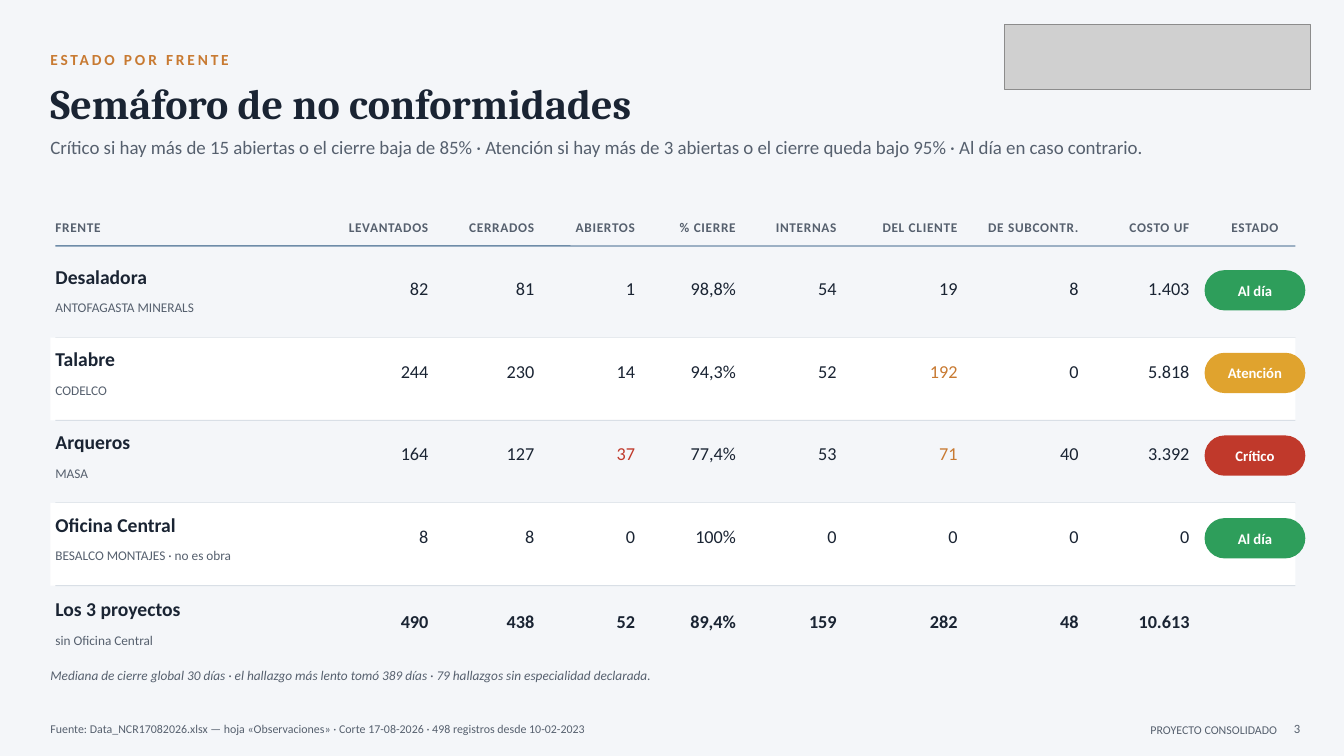
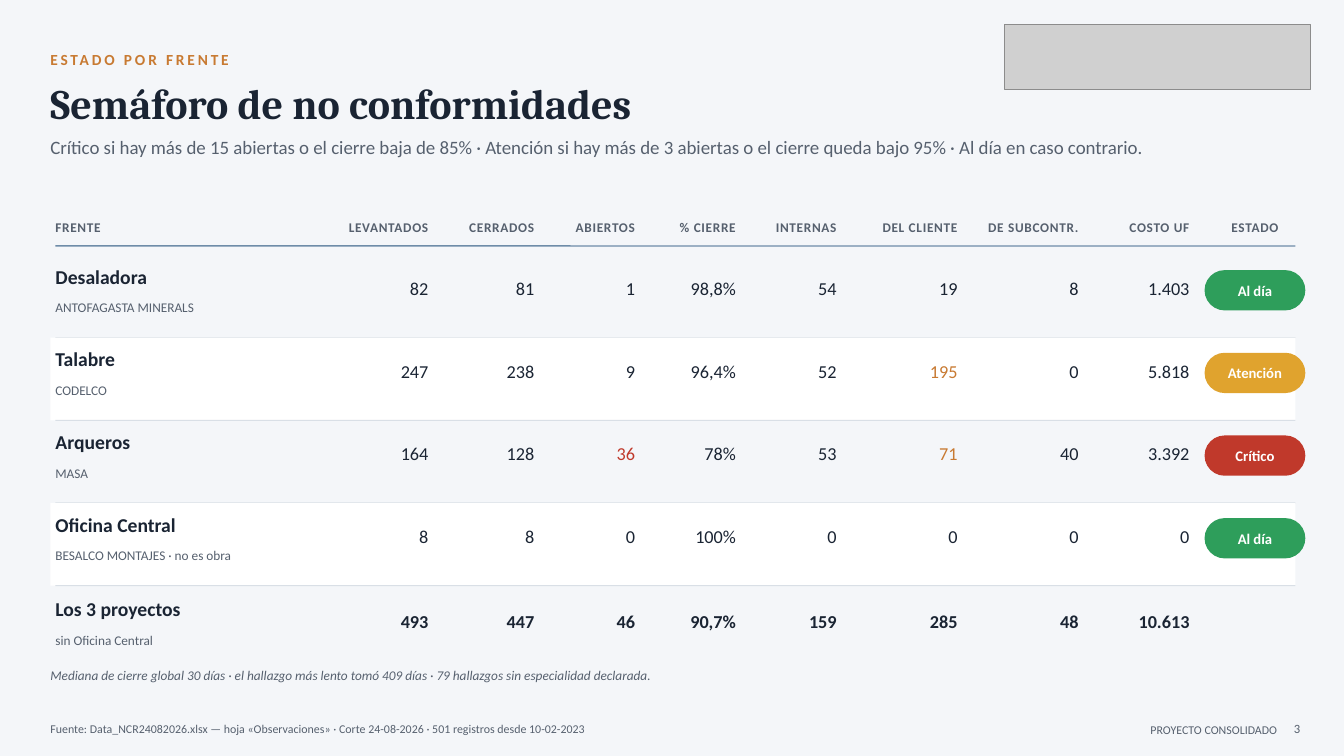
Before and after one commit to tdkvalex/Dashboard-HSEQ, a slide deck: slide 3 of modulo_nc/Panel_No_Conformidades.pptx. Drawn at 1344x756 pixels with LibreOffice and Linux fonts; fonts in the diff are those of the drawing; grey boxes stand for pictures. Boxes give left, top, right and bottom in pixels: in the first picture for what was removed or moved away, otherwise in the second. Text is boxed around its words. In the diff, an @@ line names an element or a change of style, - is before the commit and + after.

```diff
--- a/modulo_nc/Panel_No_Conformidades.pptx
+++ b/modulo_nc/Panel_No_Conformidades.pptx
@@ text at [401, 366, 429, 378]: text changed @@
-244
+247
@@ text at [507, 365, 535, 378]: text changed @@
-230
+238
@@ text at [626, 366, 635, 378]: text changed @@
-14
+9
@@ text at [691, 365, 736, 380]: text changed @@
-94,3%
+96,4%
@@ text at [930, 366, 958, 378]: text changed @@
-192
+195
@@ text at [507, 447, 535, 460]: text changed @@
-127
+128
@@ text at [617, 447, 635, 460]: text changed @@
-37
+36
@@ text at [704, 447, 735, 460]: text changed @@
-77,4%
+78%
@@ text at [401, 616, 429, 628]: text changed @@
-490
+493
@@ text at [507, 616, 535, 628]: text changed @@
-438
+447
@@ text at [617, 615, 635, 628]: text changed @@
-52
+46
@@ text at [690, 615, 736, 631]: text changed @@
-89,4%
+90,7%
@@ text at [930, 615, 958, 628]: text changed @@
-282
+285
@@ text at [50, 671, 651, 682]: text changed @@
-Mediana de cierre global 30 días · el hallazgo más lento tomó 389 días · 79 hallazgos sin especialidad declarada.
+Mediana de cierre global 30 días · el hallazgo más lento tomó 409 días · 79 hallazgos sin especialidad declarada.
@@ text at [50, 725, 585, 735]: text changed @@
-Fuente: Data_NCR17082026.xlsx — hoja «Observaciones» · Corte 17-08-2026 · 498 registros desde 10-02-2023
+Fuente: Data_NCR24082026.xlsx — hoja «Observaciones» · Corte 24-08-2026 · 501 registros desde 10-02-2023
```
Also in this commit, not shown: 16 other slides changed, 3 other files.
